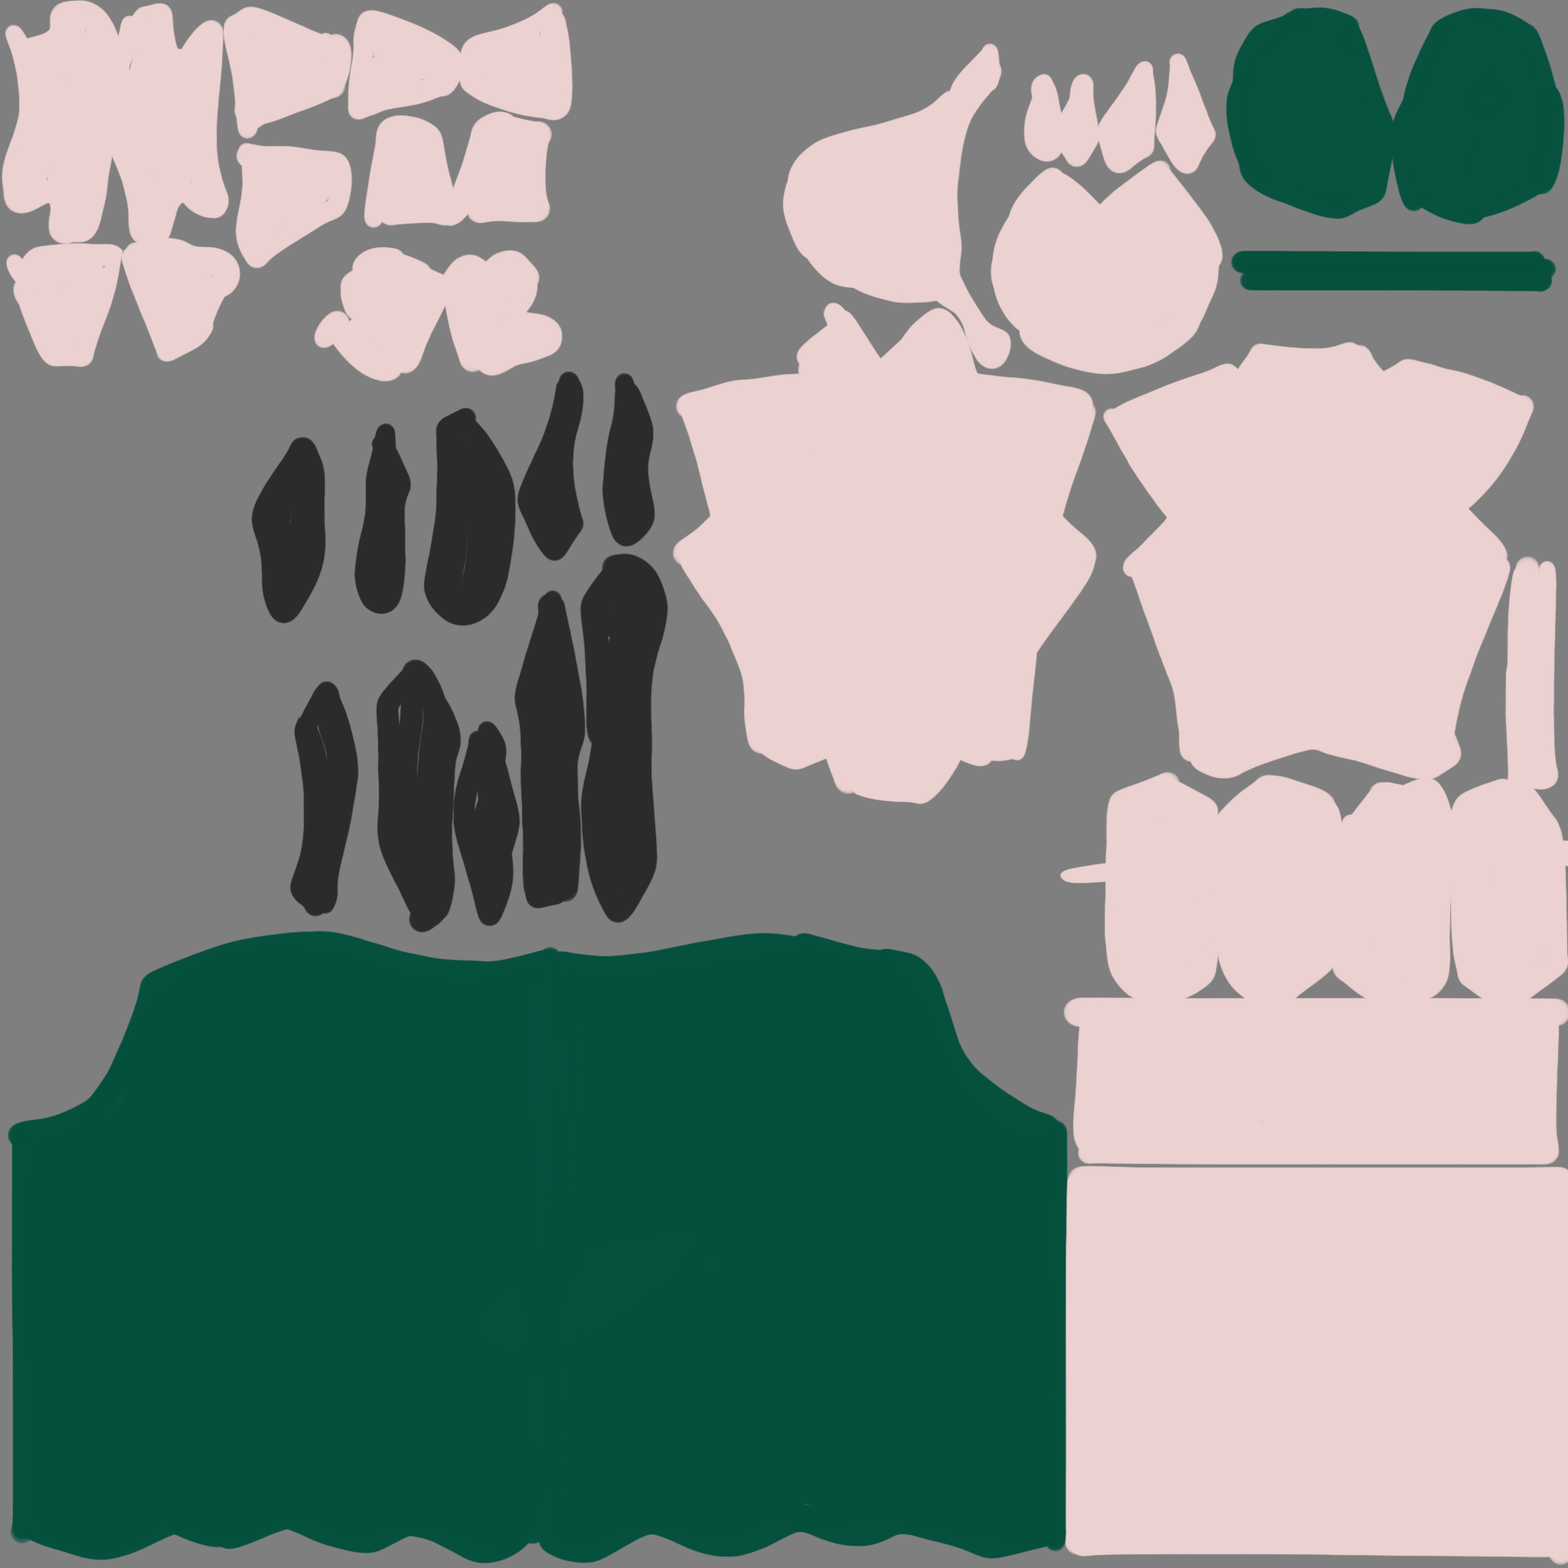
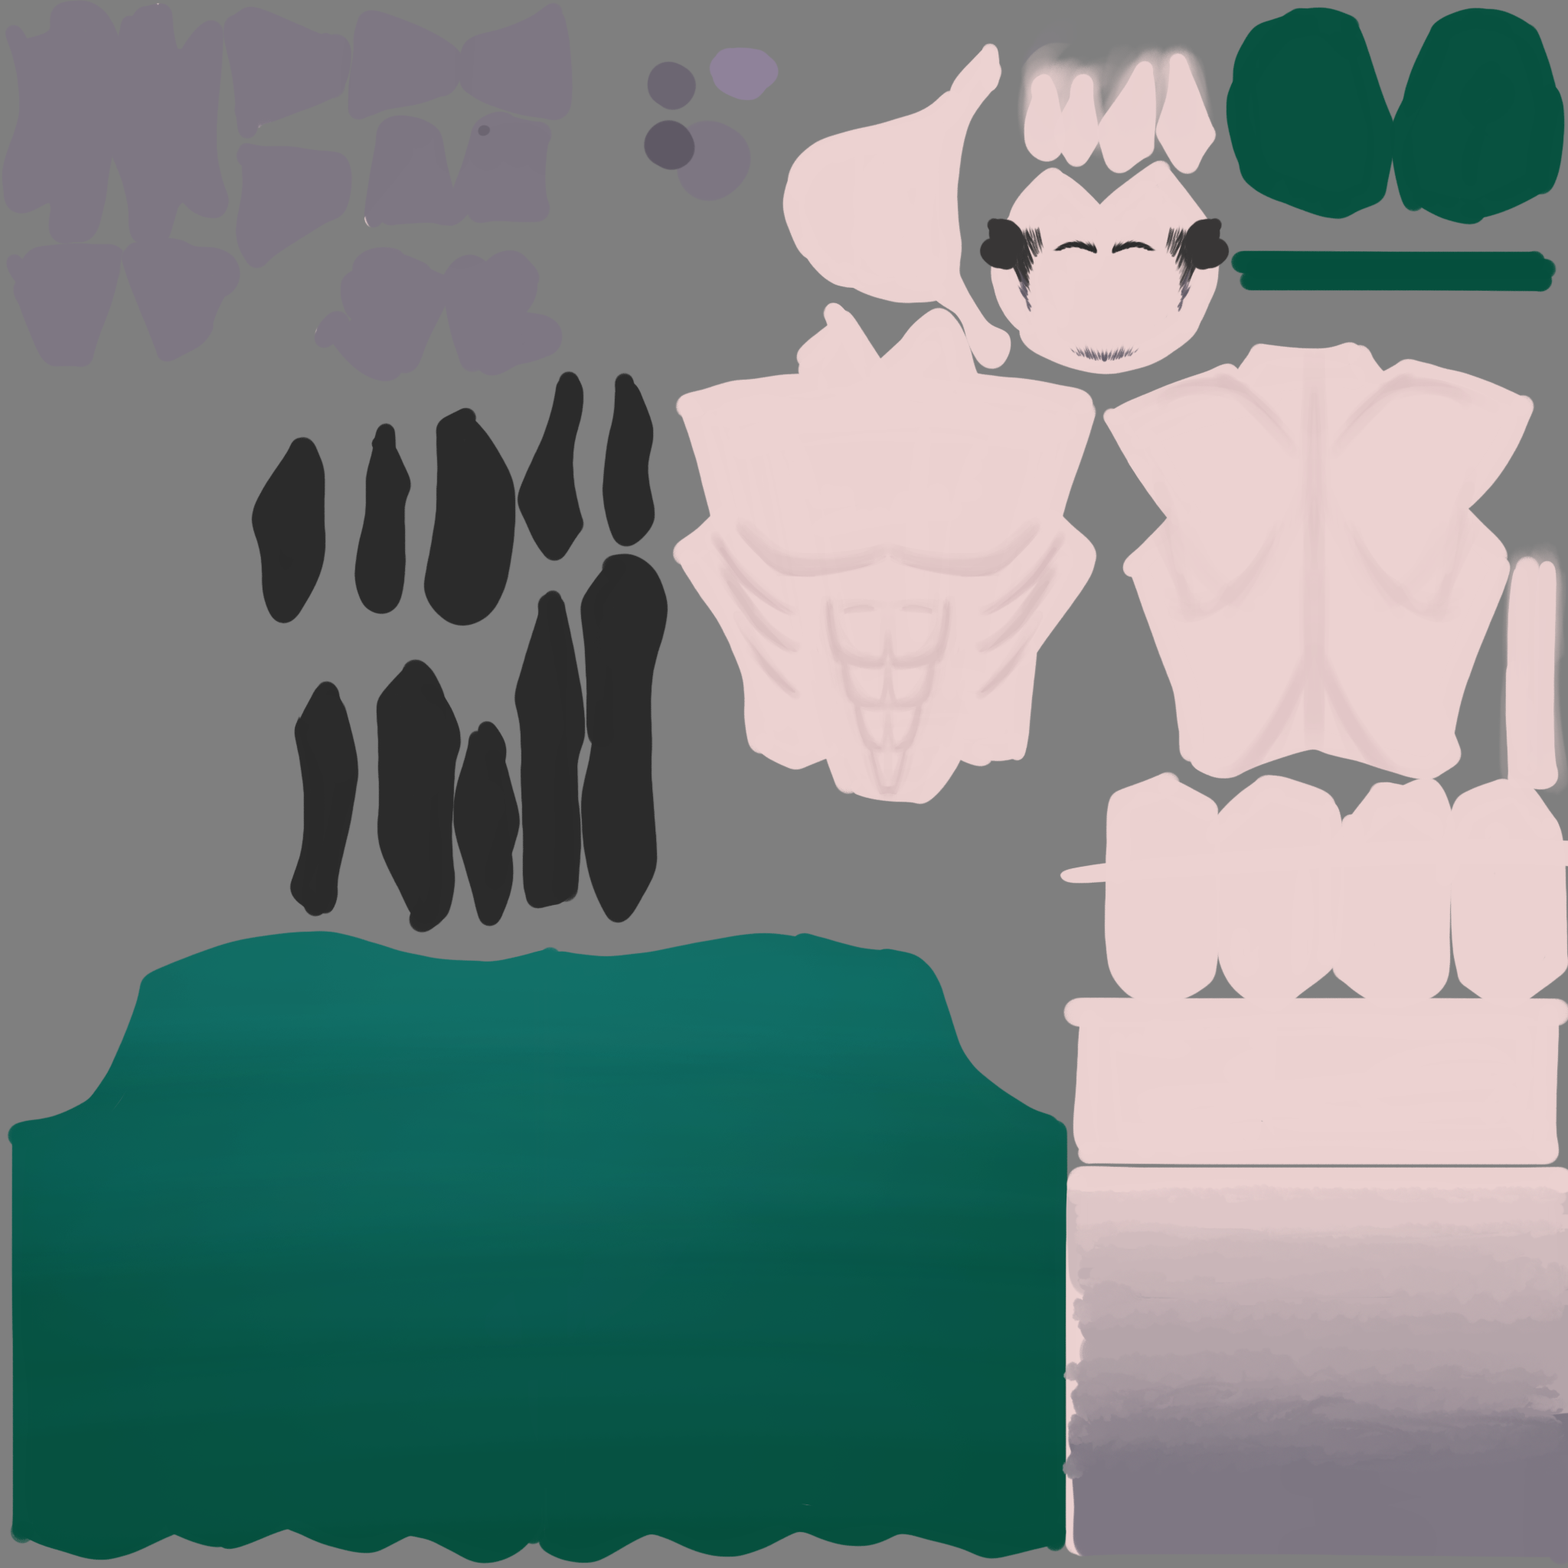
The second 1568×1568 image is a revision of the first. Changes to its layers:
added layer "Layer 2" above "Layer 1" over [369, 61, 1230, 370]
painted on "Layer 1" over [0, 0, 1568, 1566]